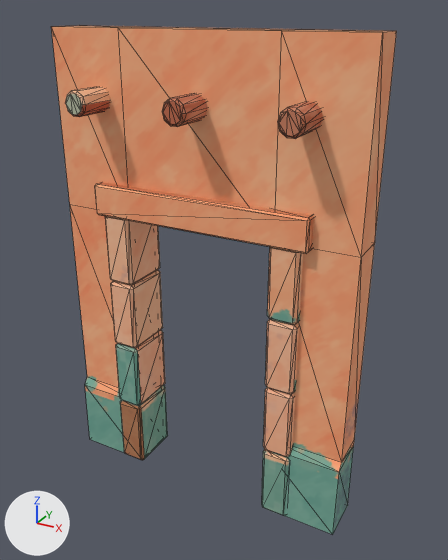
One commit to the FBX model desert-fps/assets/out/wall_door/wall_door.fbx: the scene before it, then after it.
Before and after are seen from a 50 mm lens placed at (0.0734, -0.1256, 0.1242), pointed at (0.0044, -0.0002, 0.0615). The axes (+X, +Y, +Z) are drawn at lower left. The lights are the same throughout. The first picture is the older version. Mesh edges are drawn as thin lines. Where no turn or scale is listed for an object, it has been applied to the vertices. Vertices at exactly the same position are counted once.

The scene before the commit, as lines of its bpy script (objects in view):
```python
me_wall_door = bpy.data.meshes.new('wall_door')
me_wall_door.from_pydata(...)  # 368 vertices, 700 faces; spans x -0.04..0.04, y -0.0145..0.0075, z -0.0006..0.12
me_wall_door.materials.append(mat_wall_door)  # picture img_wall_door_png
ob_wall_door = bpy.data.objects.new('wall_door', me_wall_door)
ob_wall_door.location = (0.0, 0.0, 0.0)
```
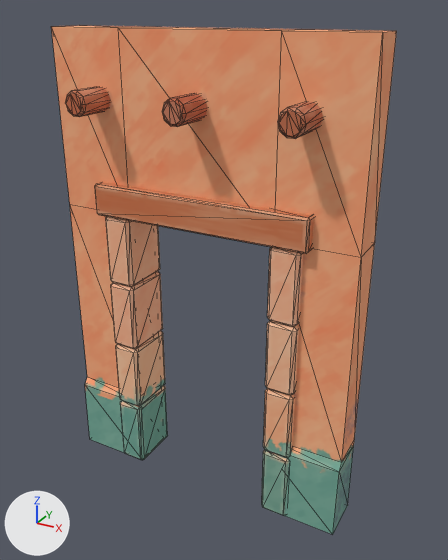
Boxes [x1, y1, x2, y2] around the edits, measured in the pictures (448 x 560 px; the box of a moved part takes in the faces that stretch with it):
part 1 of me_wall_door, moved or reshaped: [106, 216, 303, 515] in both
part 2 of me_wall_door, surface changed: [54, 25, 390, 516] in both

The change, as a list of edits to the scene's bpy script:
```text
Change me_wall_door:
    where me_wall_door.from_pydata(...)  # 368 vertices, 700 faces; spans x -0.04..0.04, y -0.0145..0.0075, z -0.0006..0.12
    used by ob_wall_door; location = (0.0, 0.0, 0.0)
    me_wall_door part 1
    50 vertices are removed from x -0.027..0.027, y -0.007..0.007, z 0.038..0.057
    136 faces are deleted
    36 vertices in x -0.027..0.027, y -0.007..0.007, z 0.0182..0.0198 move by (0.0, 0.0, -0.0002)
    24 vertices in x -0.027..0.027, y -0.007..0.007, z 0.0752..0.076 move by (0.0, 0.0, -0.0006)
    20 vertices in x -0.027..0.027, y -0.007..0.007, z 0.0372..0.038 move by (0.0, 0.0, -0.0003)
    16 vertices in x -0.027..0.027, y -0.007..0.007, z 0.0578 move by (0.0, 0.0, -0.0005)
    12 vertices in x -0.027..0.027, y -0.007..-0.0062, z 0.0182..0.019 move by (0.0, 0.0, -0.0001)
    2 vertices move from x -0.027..0.0194, y -0.0062, z 0.0388 to x -0.0262..0.0202, y -0.007, z 0.0558
    36 vertices are added at x -0.027..0.027, y -0.007..0.007, z 0.0377..0.0565
    6 new vertices lie (0.006, 0.0, 0.0) away from vertices in x -0.027..0.0202, y -0.0062..0.007, z 0.038..0.0388
    8 new vertices lie (0.0, 0.0, 0.0173) away from vertices in x -0.027..0.0262, y -0.0062..0.007, z 0.0385
    136 new faces join them
    me_wall_door part 2: 462 kept faces spanning x -0.04..0.04, y -0.0145..0.0075, z -0.0006..0.12 get new texture (UV) coordinates
```
